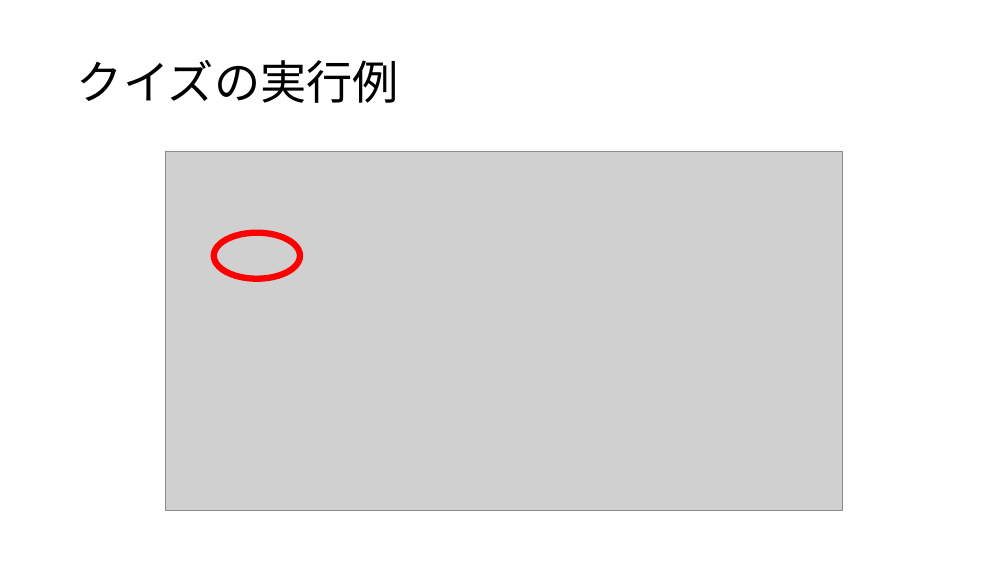
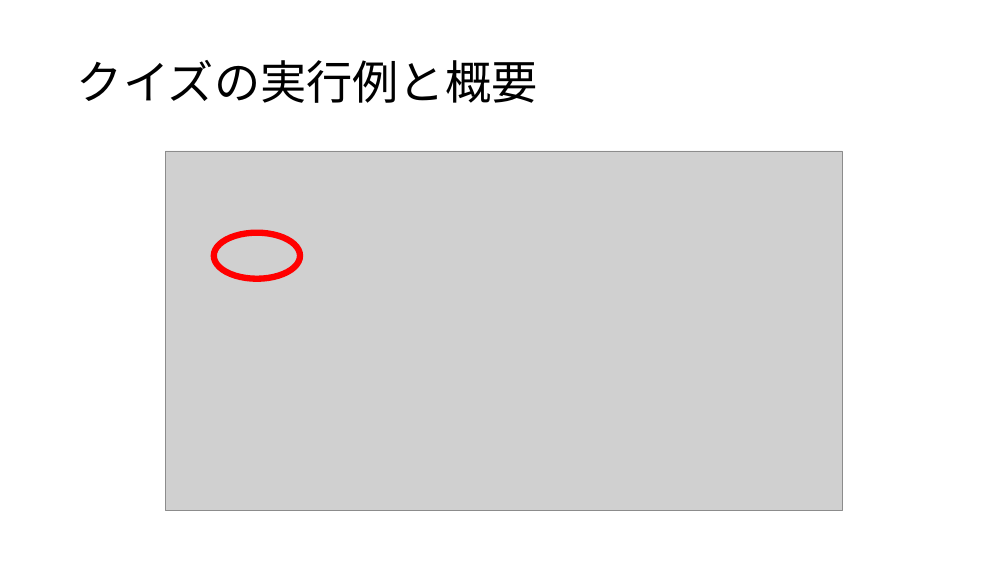
Before and after one commit to YukiHayashi4/Pokemon-2018-7-28, a slide deck: slide 7 of Quiz from Pokemon.pptx. Drawn at 1008x567 pixels with LibreOffice and Linux fonts; fonts in the diff are those of the drawing; grey boxes stand for pictures. Boxes give left, top, right and bottom in pixels: in the first picture for what was removed or moved away, otherwise in the second. Text is boxed around its words. In the diff, an @@ line names an element or a change of style, - is before the commit and + after.

```diff
--- a/Quiz from Pokemon.pptx
+++ b/Quiz from Pokemon.pptx
@@ title at [77,60,538,103]: text changed @@
-クイズの実行例
+クイズの実行例と概要
```
Also in this commit, not shown: 2 other slides changed, 1 slide added.
